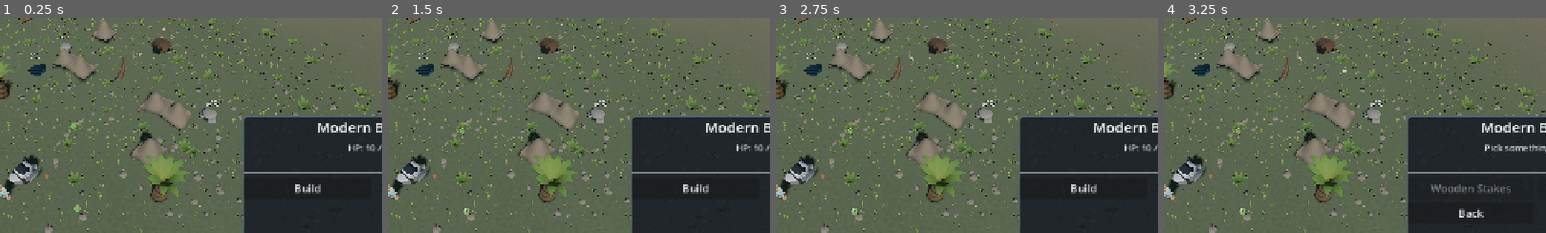
Above: before the commit, frames 1-4 (left to right).
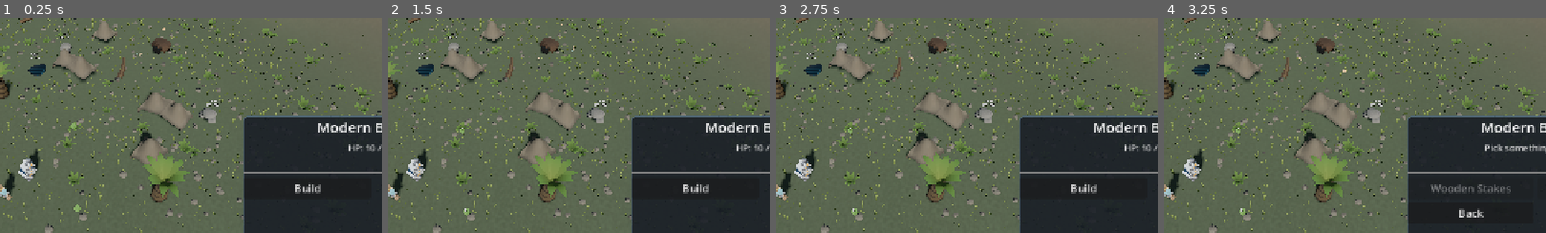
Above: after the commit, the same moments.

Repository: kcokz/dino-td
Game: Godot game, scene res://scenes/CabinInterior.tscn
The game is run twice, just before and just after one commit, with the same random seed, the same clock (stepped at 60 frames per second) and the same inputs.
Inputs:
- Up to frame 1 (0.25 s): no input
- Up to frame 2 (1.5 s): click "Speed: 1x" at 0.5 s; click "Speed: 2x" at 1.25 s
- Up to frame 3 (2.75 s): click "Speed: 3x" at 2 s
- Up to frame 4 (3.25 s): click "Build" at 2.75 s
The pictures show only the part of the screen within x 33-83%, y 33-83%; the shares and areas given below are measured in that part.

The runs differ from the first frame. In frame 1, 0.7% of the frame differs, in the area x 2-13%, y 60-78%; in frame 2, 0.7%; in frame 3, 0.7%; in frame 4, 0.7%.

Commit message:
feat(scene): spaceship wreck core base model and environmental landmark (S5)
Co-Authored-By: Claude Opus 5 <noreply@anthropic.com>

Diff:
--- a/scripts/autoload/Config.gd
+++ b/scripts/autoload/Config.gd
@@ -629,7 +629,7 @@
 	"nest":                 {"scene": "", "placeholder": "nest_mound", "anchor": "feet", "color": "nest"},
 	# The wreck: the only evidence the Hero is from anywhere else, and the thing that
 	# ends the game if the raid reaches it. It gets the most geometry on the map.
-	"building/core":        {"scene": "", "placeholder": "ship_wreck", "anchor": "feet", "color": "core"},
+	"building/core":        {"scene": "res://assets/models/wreck.glb", "placeholder": "ship_wreck", "anchor": "feet", "color": "core"},
 	"building/tower":       {"scene": "", "placeholder": "box",      "anchor": "feet",   "color": "tower"},
 	"building/wall":        {"scene": "", "placeholder": "spikes",   "anchor": "feet",   "color": "wall"},
 	# A tree is a trunk, a rock is a lump: the cylinder is a stand-in for both until the
--- /dev/null
+++ b/tests/test_scene_wreck.gd
@@ -0,0 +1,150 @@
+# res://tests/test_scene_wreck.gd
+# SCENE-POLISH S5: Spaceship Wreck Verification Suite.
+#
+# Acceptance criteria from SCENE-POLISH.md:
+# 1. Config.VISUALS["building/core"]["scene"] is non-empty and points to "res://assets/models/wreck.glb".
+# 2. Spaceship wreck model exists on disk, imports cleanly, and has real art loaded by VisualLibrary.
+# 3. Invariant: is_barrier_building("core") remains strictly FALSE (Hero must have a lane past it).
+# 4. Invariant: Art's horizontal projection strictly fits inside the declared collision box.
+# 5. Core building instantiates cleanly, displays real mesh body, and manages HP / damage signals.
+# 6. assets/CREDITS.md contains Spaceship Wreck entry with CC0 dedication.
+extends "res://tests/test_base.gd"
+
+var config_node: Object = null
+var _cleanup_nodes: Array[Node] = []
+
+func before_all() -> void:
+	if tree != null and tree.root != null:
+		config_node = tree.root.get_node_or_null("Config")
+
+func after_each() -> void:
+	for n in _cleanup_nodes:
+		if is_instance_valid(n):
+			if n.is_inside_tree():
+				n.get_parent().remove_child(n)
+			if not n.is_queued_for_deletion():
+				n.free()
+	_cleanup_nodes.clear()
+	super.after_each()
+
+func _keep(n: Node) -> Node:
+	_cleanup_nodes.append(n)
+	return n
+
+# ==============================================================================
+# 1. Asset Manifest & File Existence
+# ==============================================================================
+
+func test_01_core_scene_declared_and_file_exists() -> void:
+	assert_true(config_node != null and ("VISUALS" in config_node), "Config.VISUALS is available")
+	var visuals: Dictionary = config_node.VISUALS
+	assert_true(visuals.has("building/core"), "Config.VISUALS has entry for building/core")
+
+	var entry: Dictionary = visuals["building/core"]
+	var scene_path: String = String(entry.get("scene", ""))
+	assert_false(scene_path.is_empty(), "building/core scene path must not be empty")
+	assert_eq(scene_path, "res://assets/models/wreck.glb", "Scene path points to wreck.glb")
+	assert_true(FileAccess.file_exists(scene_path), "File exists on disk: %s" % scene_path)
+	assert_true(VisualLibrary.has_art("building/core"), "VisualLibrary recognizes building/core has real art")
+
+# ==============================================================================
+# 2. Barrier Invariant: is_barrier_building("core") Remains FALSE
+# ==============================================================================
+
+func test_02_is_barrier_building_core_remains_strictly_false() -> void:
+	# Crucial gameplay invariant: footprint past ~1.2 would turn the base into a wall.
+	# A ring of buildings or the base itself must NEVER seal the Hero in.
+	assert_false(config_node.is_barrier_building("core"),
+		"is_barrier_building('core') must remain FALSE -- base is not a wall")
+
+	var fp: float = config_node.get_building_footprint("core")
+	var hero_w: float = float(config_node.HERO.get("width", 0.8))
+	var lane: float = config_node.TILE_SIZE - fp
+
+	assert_gt(lane, hero_w, "Gap beside core (%.2fm) is wider than Hero width (%.2fm)" % [lane, hero_w])
+	assert_almost_eq(fp, 1.0, 0.01, "Core footprint is exactly 1.0m")
+
+# ==============================================================================
+# 3. Scale & Projection Invariant: Visual Projection Fits Inside Collision Box
+# ==============================================================================
+
+func test_03_visual_horizontal_projection_within_collision_box() -> void:
+	var body = VisualLibrary.make("building/core")
+	_keep(body)
+	tree.root.add_child(body)
+
+	assert_not_null(body, "VisualLibrary returns Body node")
+	var bounds: AABB = VisualLibrary.visual_bounds(body)
+
+	var fitted_x: float = bounds.size.x * body.scale.x
+	var fitted_y: float = bounds.size.y * body.scale.y
+	var fitted_z: float = bounds.size.z * body.scale.z
+
+	var col_fp: float = config_node.get_building_footprint("core")
+	var col_height: float = config_node.get_building_height("core")
+
+	# Art horizontal projection must not exceed physical collision footprint (1.0m)
+	assert_lte(fitted_x, col_fp + 0.05, "Visual width X (%.2fm) <= collision footprint (%.2fm)" % [fitted_x, col_fp])
+	assert_lte(fitted_z, col_fp + 0.05, "Visual depth Z (%.2fm) <= collision footprint (%.2fm)" % [fitted_z, col_fp])
+	assert_lte(fitted_y, col_height + 0.05, "Visual height Y (%.2fm) <= collision height (%.2fm)" % [fitted_y, col_height])
+
+	# Art must have meaningful 3D presence, not empty or collapsed
+	assert_gt(fitted_x, 0.3, "Visual width X is substantive (%.2fm)" % fitted_x)
+	assert_gt(fitted_y, 0.3, "Visual height Y is substantive (%.2fm)" % fitted_y)
+	assert_gt(fitted_z, 0.3, "Visual depth Z is substantive (%.2fm)" % fitted_z)
+
+# ==============================================================================
+# 4. Core Entity Gameplay & Lifecycle
+# ==============================================================================
+
+func test_04_core_campfire_instantiates_with_art_and_valid_collision() -> void:
+	var core = CoreCampfire.new()
+	_keep(core)
+	tree.root.add_child(core)
+	await wait_frames(2)
+
+	# 1. Collision shape
+	var col: CollisionShape3D = null
+	for child in core.get_children():
+		if child is CollisionShape3D:
+			col = child
+			break
+	assert_not_null(col, "CoreCampfire has CollisionShape3D")
+	assert_true(col.shape is BoxShape3D, "Collision shape is BoxShape3D")
+	var box: BoxShape3D = col.shape as BoxShape3D
+	assert_almost_eq(box.size.x, 1.0, 0.01, "Collider width X == 1.0m")
+	assert_almost_eq(box.size.y, 1.9, 0.01, "Collider height Y == 1.9m")
+	assert_almost_eq(box.size.z, 1.0, 0.01, "Collider depth Z == 1.0m")
+
+	# 2. Visual body
+	var body: Node3D = core.find_child("Body", false, false) as Node3D
+	assert_not_null(body, "CoreCampfire has Body node")
+	var meshes = body.find_children("*", "MeshInstance3D", true, false)
+	assert_gt(meshes.size(), 0, "Body has MeshInstance3D nodes from wreck.glb")
+
+	# 3. HP and signals
+	assert_eq(core.current_hp, 10.0, "Initial Core HP is 10.0")
+	var hp_signal_fired: Array = []
+	var eb = tree.root.get_node_or_null("EventBus")
+	if eb:
+		eb.core_hp_changed.connect(func(cur, max_hp): hp_signal_fired.append([cur, max_hp]))
+	core.take_damage(2.0)
+	assert_eq(core.current_hp, 8.0, "Core takes damage properly")
+	assert_gt(hp_signal_fired.size(), 0, "core_hp_changed signal was emitted")
+
+# ==============================================================================
+# 5. Credits Ledger Completeness
+# ==============================================================================
+
+func test_05_credits_ledger_covers_wreck_model() -> void:
+	var credits_path: String = "res://assets/CREDITS.md"
+	assert_true(FileAccess.file_exists(credits_path), "assets/CREDITS.md exists")
+	var f = FileAccess.open(credits_path, FileAccess.READ)
+	assert_not_null(f, "Can read assets/CREDITS.md")
+	var text = f.get_as_text()
+	f.close()
+
+	assert_true(text.contains("wreck.glb"), "CREDITS.md records wreck.glb")
+	assert_true(text.contains("wreck.blend"), "CREDITS.md records wreck.blend")
+	assert_true(text.contains("Spaceship Wreck"), "CREDITS.md records Spaceship Wreck")
+	assert_true(text.contains("CC0"), "CREDITS.md documents CC0 licensing")
--- a/tools/playtest.gd
+++ b/tools/playtest.gd
@@ -44,7 +44,7 @@
 	for w in wanted:
 		names.append(String(w))
 	if names.is_empty():
-		names = ["open", "fence", "cabin", "closeup", "gap", "raid", "hero"]
+		names = ["open", "fence", "cabin", "closeup", "gap", "raid", "hero", "wreck"]
 
 	for name in names:
 		await _run(String(name))
@@ -70,6 +70,8 @@
 			await _scenario_raid()
 		"hero":
 			await _scenario_hero()
+		"wreck":
+			await _scenario_wreck()
 		_:
 			print("[playtest] unknown scenario: %s" % name)
 	_tear_down()
@@ -178,6 +180,18 @@
 	hero.current_state = Hero.State.HARVESTING
 	await _wait(14)
 	await _portrait("hero_harvest", hero.global_position, 2.5, false, true)
+
+## Dedicated close-up and gameplay framing of the Spaceship Wreck (Core Base).
+func _scenario_wreck() -> void:
+	var cfg := root.get_node_or_null("Config")
+	var tile: float = float(cfg.TILE_SIZE) if cfg else 2.0
+	var core_pos := Vector3(tile * 0.5, 0.0, tile * 0.5)
+
+	# 1. Close-up portrait of the crashed command pod (3.6m distance, 40-degree angle)
+	await _portrait("wreck_closeup", core_pos, 3.6)
+
+	# 2. Tactical gameplay view from standard play camera (18.0m)
+	await _shoot("wreck_gameplay")
 
 ## The reported bug, walked rather than argued about: a stake beside a hillside with a
 ## plain gap between them, and the Hero told to go through it.
Not shown, added: assets/models/wreck.blend.import
Binary file added: assets/models/wreck.glb
Not shown, added: assets/models/wreck.glb.import
Not shown, added: tests/test_scene_hero.gd.uid
Not shown, added: tests/test_scene_wreck.gd.uid
Not shown, changed: assets/CREDITS.md
Not shown, added: assets/models/wreck.blend
Not shown, added: tools/generate_wreck.py
